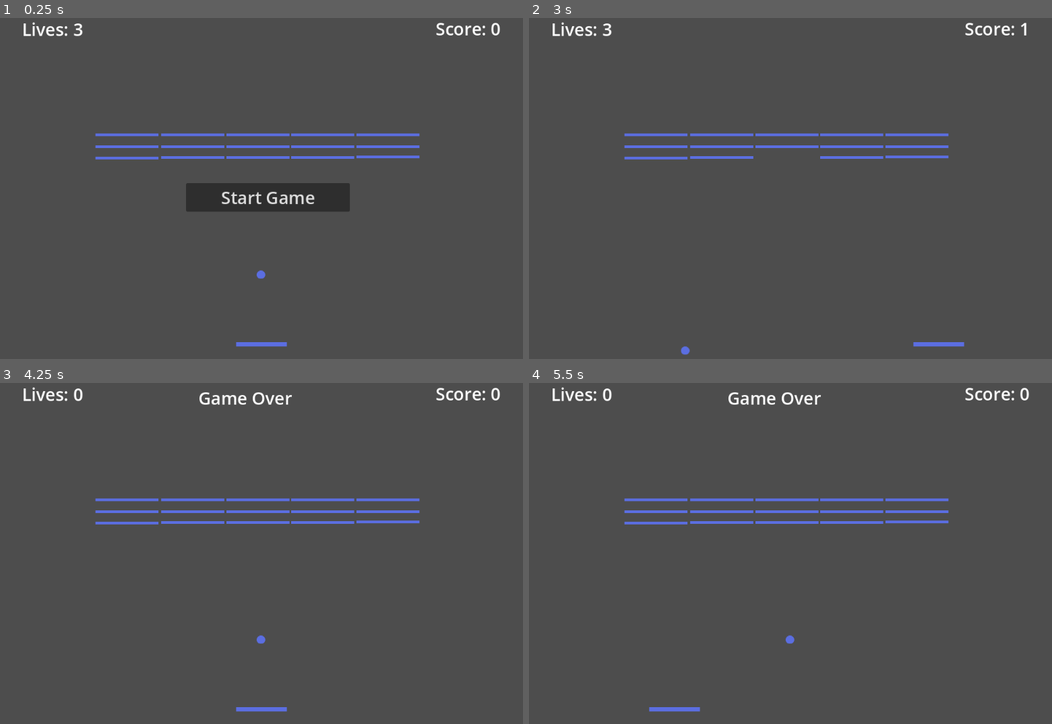
Above: before the commit, frames 1-4 (two rows, left to right).
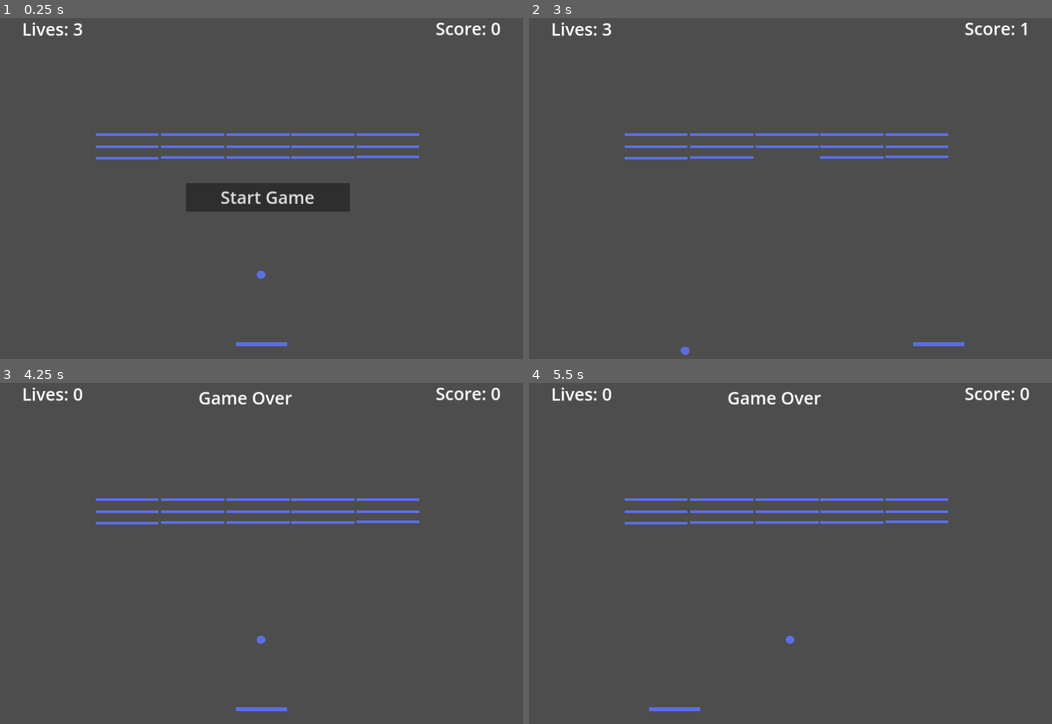
Above: after the commit, the same moments.

Repository: Dripcoding/godot-breakout2d
Game: Godot game, scene res://scenes/main.tscn
Same seed, same stepped clock (60 frames per second), same inputs: the game is played once before the commit and once after it.
Inputs (mouse positions are in pixels of both pictures, inside the frame that each line leads up to):
- Up to frame 1 (0.25 s): no input
- Up to frame 2 (3 s): click "Start Game" at 0.5 s; tap Enter at 1.25 s; move the mouse to (910, 178) at 1.27 s; hold Right (move_right) 1.28-2 s; tap R (resume) at 1.35 s; click (910, 178) at 1.42 s; drag from (680, 219) to (outside the picture) at 2.02 s; tap Space at 2.75 s; move the mouse to (842, 113) at 2.77 s; hold Right (move_right) from 2.78 s (still down); tap Alt at 2.85 s
- Up to frame 3 (4.25 s): release Right (move_right) at 3.5 s; drag from (235, 642) to (99, 505) at 3.52 s
- Up to frame 4 (5.5 s): tap Enter at 4.25 s; move the mouse to (952, 621) at 4.27 s; hold Left (move_left) 4.28-5 s; tap R (resume) at 4.35 s; drag from (628, 505) to (outside the picture) at 5.02 s

The runs differ from the first frame. In frame 1, 0.7% of the frame differs, in the area x 4-96%, y 1-97%; in frame 2, 0.5%; in frame 3, 0.6%; in frame 4, 0.6%.

Commit message:
update project settings

Diff:
--- a/project.godot
+++ b/project.godot
@@ -22,6 +22,7 @@
 
 window/size/viewport_width=1000
 window/size/viewport_height=720
+window/stretch/mode="canvas_items"
 
 [editor_plugins]
 
--- a/scenes/main.tscn
+++ b/scenes/main.tscn
@@ -23,9 +23,6 @@
 unique_name_in_owner = true
 position = Vector2(500, 629)
 scale = Vector2(5.22222, 2)
-speed = 300.0
-position_x_initial = 500.0
-position_y_initial = 629.0
 
 [node name="Ball" parent="." groups=["ball"] instance=ExtResource("3_li5o6")]
 unique_name_in_owner = true
